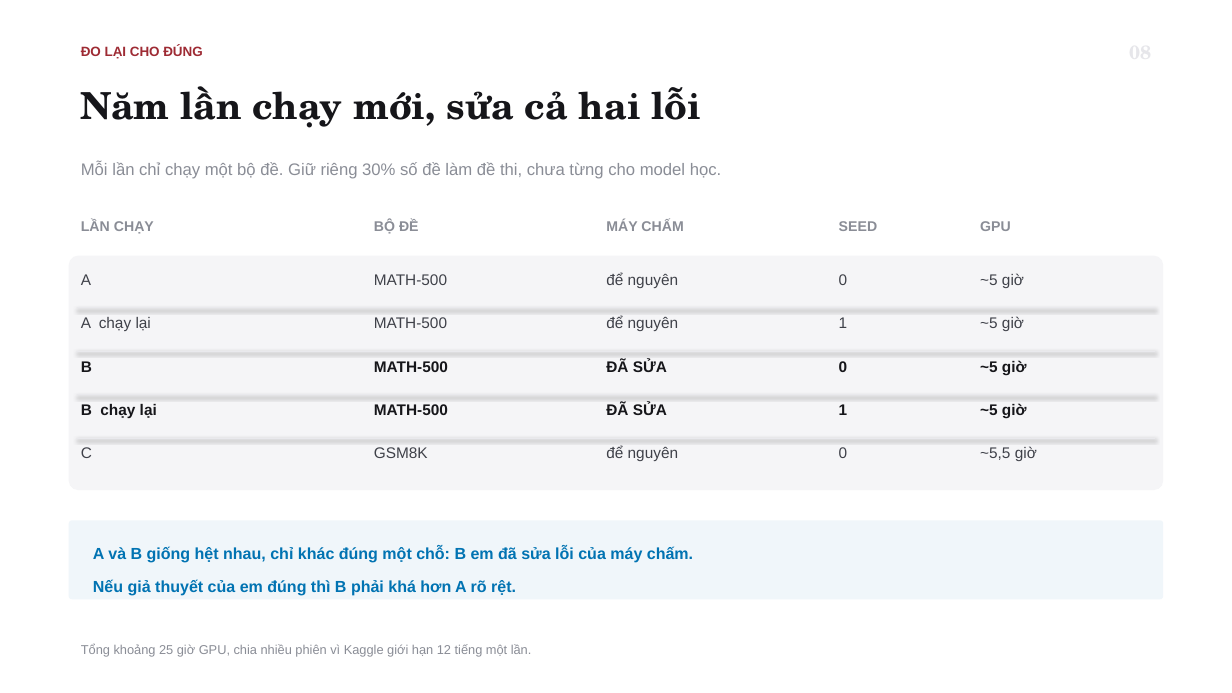
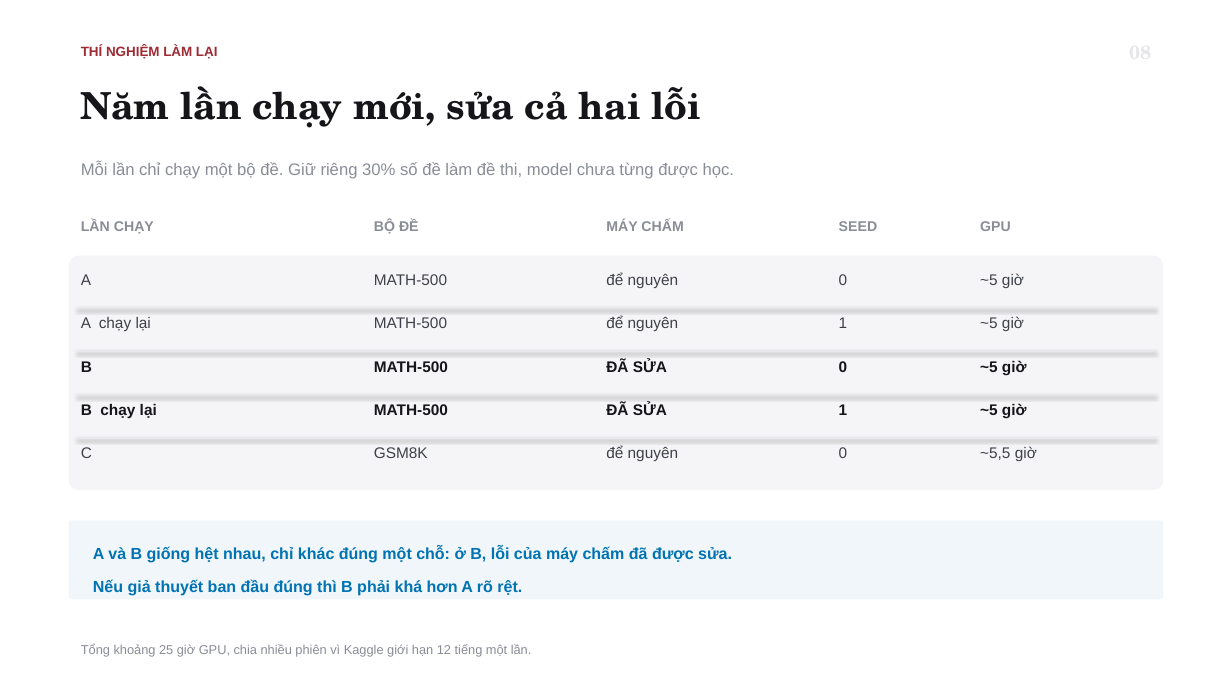
Before and after one commit to tsan2711/DACNTT_2026, a slide deck: slide 9 of BaoCaoTienDo_Tuan1-3_52300057_52300006.pptx. Drawn at 1232x693 pixels with LibreOffice and Linux fonts; fonts in the diff are those of the drawing. Boxes give left, top, right and bottom in pixels: in the first picture for what was removed or moved away, otherwise in the second. Text is boxed around its words. In the diff, an @@ line names an element or a change of style, - is before the commit and + after.

```diff
--- a/BaoCaoTienDo_Tuan1-3_52300057_52300006.pptx
+++ b/BaoCaoTienDo_Tuan1-3_52300057_52300006.pptx
@@ text at (81,46,218,59): text changed @@
-ĐO LẠI CHO ĐÚNG
+THÍ NGHIỆM LÀM LẠI
@@ text at (81,161,734,179): text changed @@
-Mỗi lần chỉ chạy một bộ đề. Giữ riêng 30% số đề làm đề thi, chưa từng cho model học.
+Mỗi lần chỉ chạy một bộ đề. Giữ riêng 30% số đề làm đề thi, model chưa từng được học.
@@ text at (93,546,732,596): text changed @@
-A và B giống hệt nhau, chỉ khác đúng một chỗ: B em đã sửa lỗi của máy chấm.
-Nếu giả thuyết của em đúng thì B phải khá hơn A rõ rệt.
+A và B giống hệt nhau, chỉ khác đúng một chỗ: ở B, lỗi của máy chấm đã được sửa.
+Nếu giả thuyết ban đầu đúng thì B phải khá hơn A rõ rệt.
```
Also in this commit, not shown: 15 other slides changed, 1 slide added, 2 other files.
